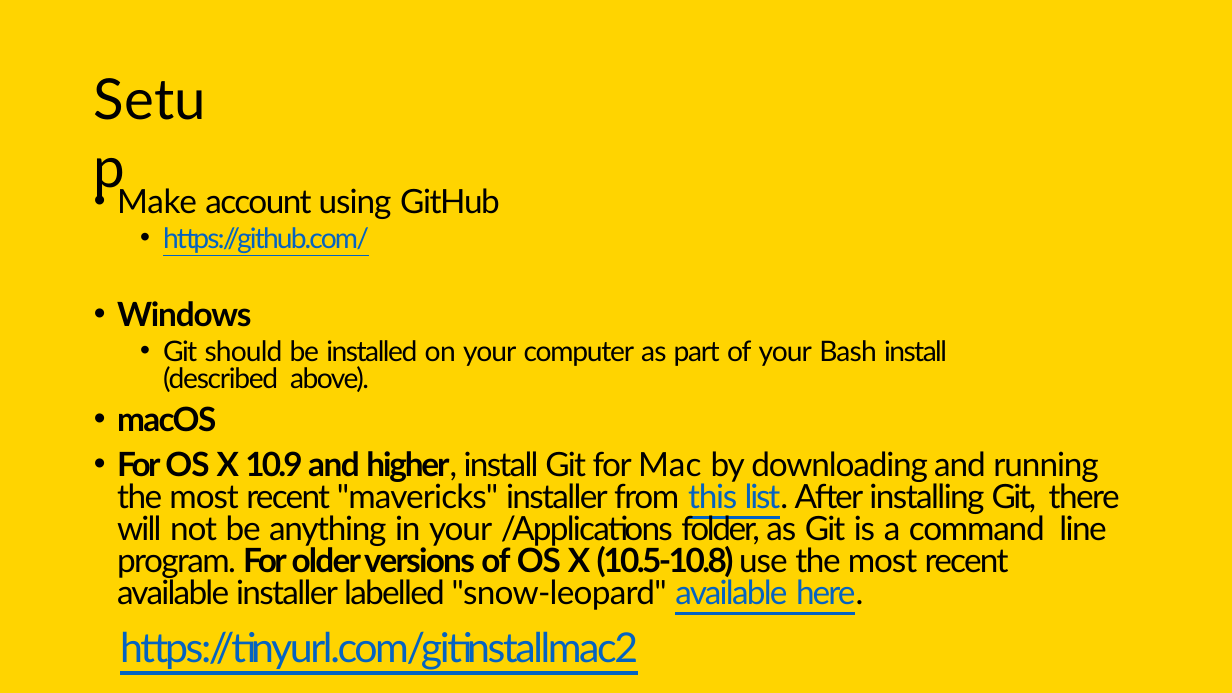
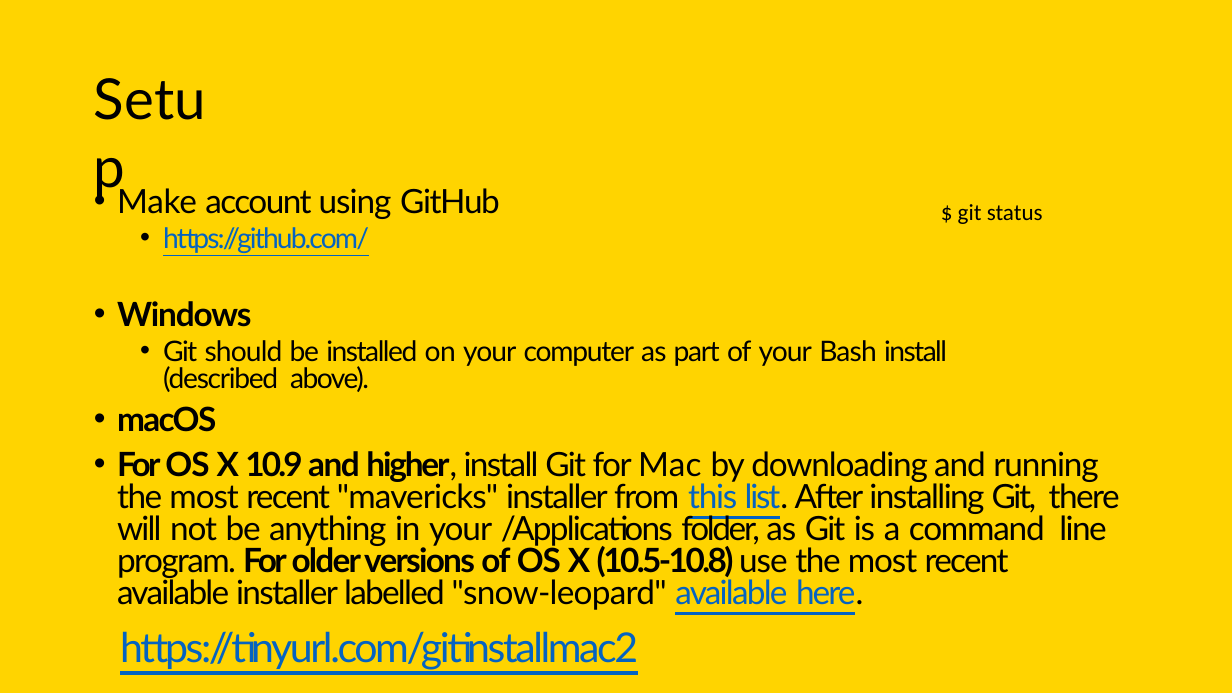
Before and after one commit to elcarrillo/computational_bootcamp_material, a slide deck: slide 11 of day 7 - github/git_github.pptx. Drawn at 1232x693 pixels with LibreOffice and Linux fonts; fonts in the diff are those of the drawing. Boxes give left, top, right and bottom in pixels: in the first picture for what was removed or moved away, otherwise in the second. Text is boxed around its words. In the diff, an @@ line names an element or a change of style, - is before the commit and + after.

```diff
--- a/day 7 - github/git_github.pptx
+++ b/day 7 - github/git_github.pptx
@@ text added at (958,204,1043,224), 18 pt, text #000000 @@
+$ git status
```
Also in this commit, not shown: 4 other slides changed, 1 slide added, 4 other files.
